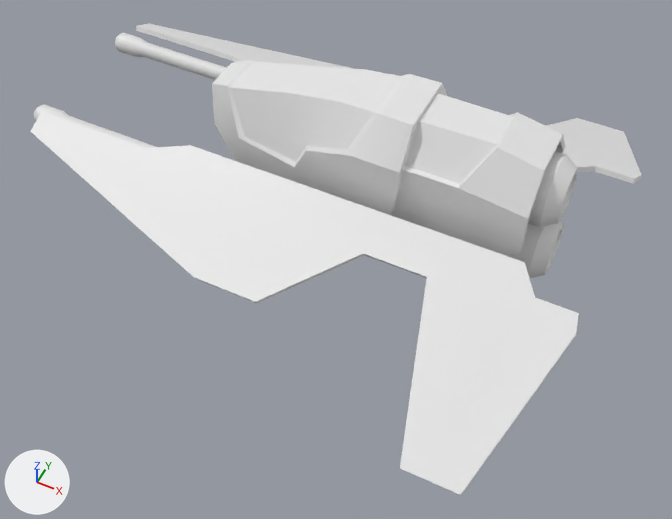
The FBX model Assets/Vehicles/ThetaFighter/Models/Fighter3.FBX: old version first, new version second.
Rendered twice from a 50 mm lens placed at (4.34, -7.3, 7.52), pointed at (1.11, -0.83, -0.56). The lights are fixed; the arrows at lower left show +X, +Y and +Z. Where no turn or scale is listed for an object, it has been applied to the vertices.

The older version as bpy lines, for what is in view:
```python
me_mesh = bpy.data.meshes.new('Mesh')
me_mesh.from_pydata(...)  # 859 vertices, 766 faces; spans x -4.34..2.62, y -2.96..2.96, z -1.46..0.57
# before: 113 (-1.34, 2.04, -1.02), 114 (-1.34, 2.07, -0.97) at pixel (358, 69), 115 (-1.1, 2.07, -0.97), 137 (-0.91, 2.04, -1.02), 138 (-0.91, 2.07, -0.97)
# before: 139 (-1.1, 2.04, -1.02), 147 (-0.57, 2.07, -0.97), 149 (-0.57, 2.04, -1.02)
# before: 121 (1.52, 2.93, -1.46), 122 (1.76, 2.93, -1.46), 123 (1.76, 2.96, -1.41) at pixel (594, 122), 124 (1.52, 2.96, -1.41) at pixel (577, 117), 130 (2.16, 2.96, -1.41) at pixel (624, 131)
# before: 131 (2.16, 2.93, -1.46), 133 (1.99, 2.93, -1.46), 134 (1.99, 2.96, -1.41) at pixel (611, 127)
# before: 529 (-1.34, -2.07, -0.97) at pixel (193, 277), 530 (-1.34, -2.04, -1.02) at pixel (195, 278), 532 (-1.1, -2.07, -0.97) at pixel (213, 284), 553 (-0.91, -2.04, -1.02) at pixel (229, 292), 554 (-1.1, -2.04, -1.02) at pixel (214, 286)
# before: 555 (-0.91, -2.07, -0.97) at pixel (227, 290), 564 (-0.57, -2.07, -0.97) at pixel (255, 301), 565 (-0.57, -2.04, -1.02) at pixel (256, 303)
# before: 537 (1.52, -2.93, -1.46) at pixel (400, 468), 538 (1.52, -2.96, -1.41) at pixel (399, 468), 539 (1.76, -2.96, -1.41) at pixel (421, 478), 540 (1.76, -2.93, -1.46) at pixel (422, 478), 547 (2.16, -2.93, -1.46) at pixel (461, 495)
# before: 548 (2.16, -2.96, -1.41) at pixel (460, 495), 549 (1.99, -2.93, -1.46) at pixel (444, 488), 550 (1.99, -2.96, -1.41) at pixel (444, 487)
ob_ship = bpy.data.objects.new('Ship', me_mesh)
ob_ship.location = (1.34, 0.0, 0.8)
```
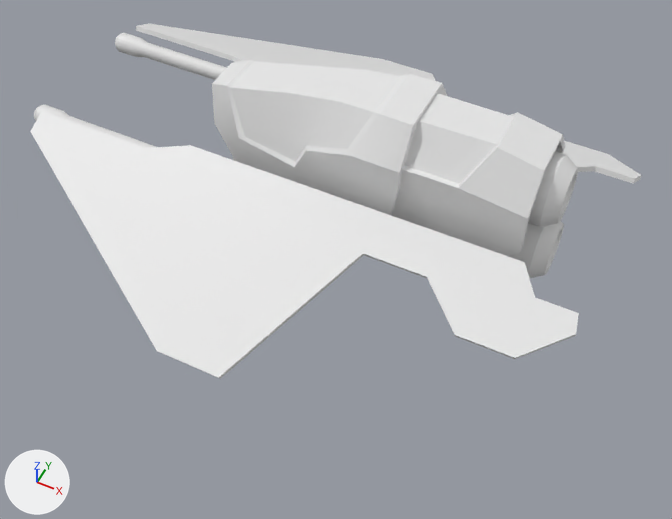
What changed in the scene script:
```text
Change me_mesh:
    where me_mesh.from_pydata(...)  # 859 vertices, 766 faces; spans x -4.34..2.62, y -2.96..2.96, z -1.46..0.57
    used by ob_ship; location = (1.34, 0.0, 0.8)
    me_mesh part 1
    add for i in [113, 114, 115, 137, 138, 139, 147, 149]: me_mesh.vertices[i].co += Vector((0.0, 0.81, -0.36))
    me_mesh part 2
    add for i in [*range(121, 125), 130, 131, 133, 134]: me_mesh.vertices[i].co += Vector((0.0, -1.28, 0.63))
    me_mesh part 3
    add for i in [529, 530, 532, 553, 554, 555, 564, 565]: me_mesh.vertices[i].co += Vector((0.0, -0.81, -0.36))
    me_mesh part 4
    add for i in [*range(537, 541), *range(547, 551)]: me_mesh.vertices[i].co += Vector((0.0, 1.28, 0.63))
```

Changed parts and their boxes (x1, y1, x2, y2) in the pictures (672 x 519 px; the box of a moved part takes in the faces that stretch with it):
'Ship', reshaped (25% shorter)
    before: (30, 24, 641, 495)
    after: (30, 24, 641, 379)
part 1 of me_mesh, moved or reshaped
    before: (152, 24, 354, 69)
    after: (152, 24, 435, 81)
part 2 of me_mesh, moved or reshaped
    before: (546, 118, 641, 178)
    after: (564, 141, 641, 178)
part 3 of me_mesh, moved or reshaped
    before: (30, 131, 364, 303)
    after: (30, 131, 364, 379)
part 4 of me_mesh, moved or reshaped
    before: (400, 277, 579, 495)
    after: (427, 277, 579, 359)
